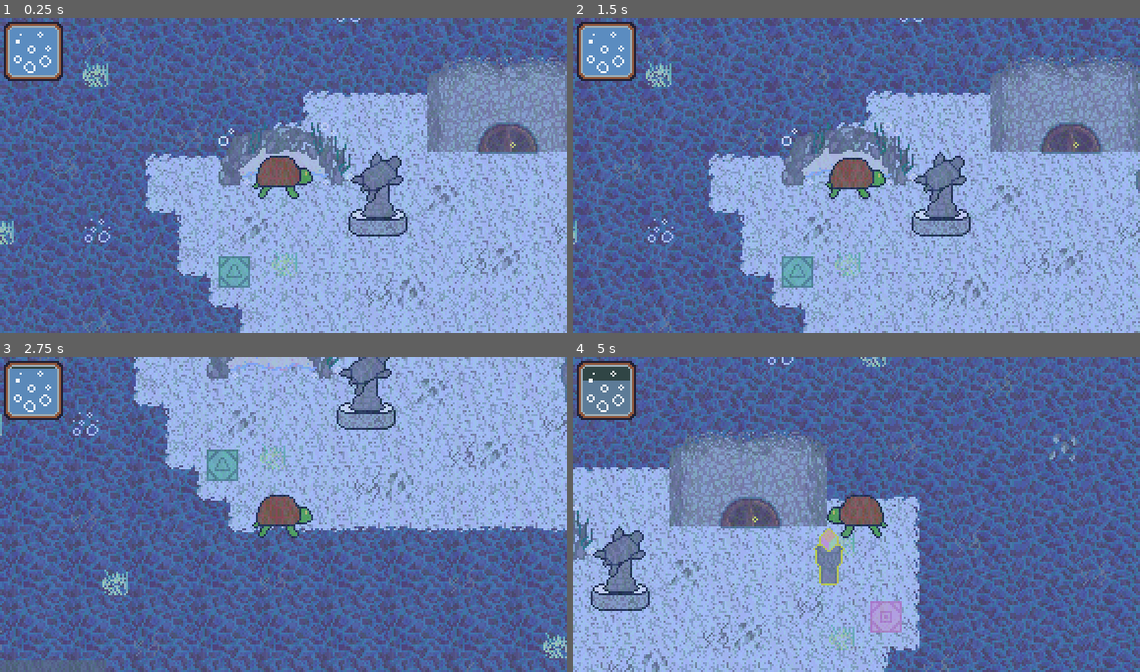
Above: before the commit, frames 1-4 (two rows, left to right).
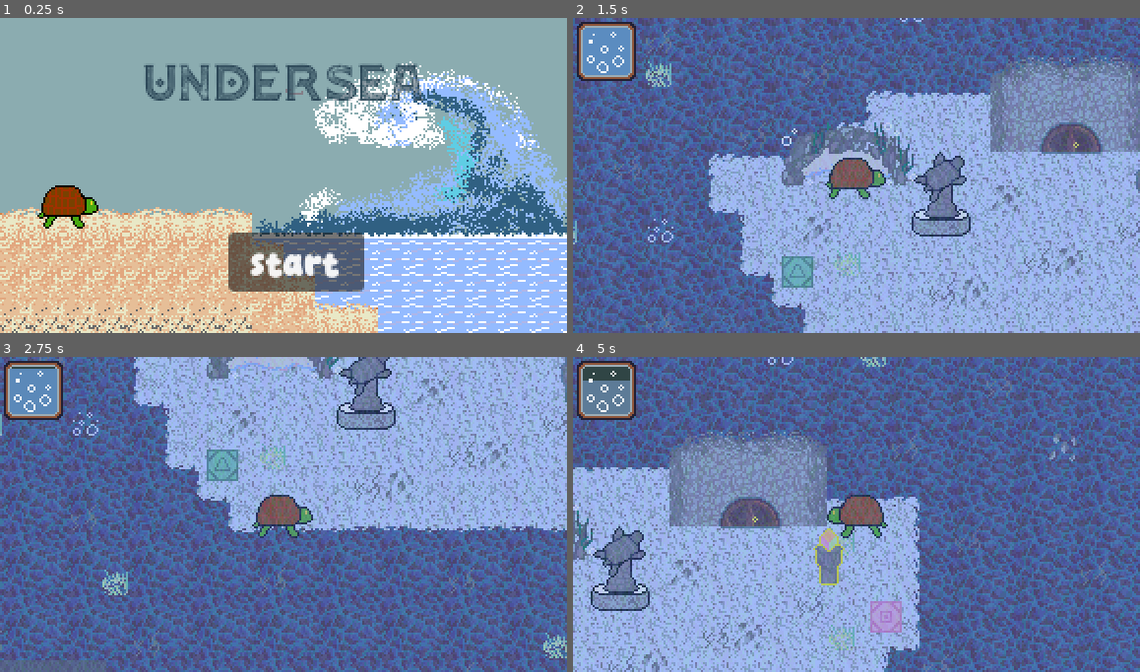
Above: after the commit, the same moments.

Repository: Tsunami014/Undersea
Game: Godot game, scene res://start.tscn
Same seed, same stepped clock (60 frames per second), same inputs: the game is played once before the commit and once after it. Before the commit the project starts from res://main.tscn.
Inputs (mouse positions are in pixels of both pictures, inside the frame that each line leads up to):
- Up to frame 1 (0.25 s): no input
- Up to frame 2 (1.5 s): click (867, 263) at 0.5 s, where only the run after the commit has a clickable "start"; tap Enter (action) at 1.25, 1.35 s; hold Right (right) from 1.28 s (still down)
- Up to frame 3 (2.75 s): release Right (right) at 2.03 s; hold Down (down) from 2.03 s (still down); tap Space (open_puzzle) at 2.1 s
- Up to frame 4 (5 s): release Down (down) at 2.78 s; hold Right (right) 2.78-3.53 s; tap Enter (action) at 2.85, 4.35 s; hold Up (up) 3.53-4.28 s; tap Space (open_puzzle) at 3.6 s; hold Left (left) from 4.28 s (still down)

The runs differ from the first frame. In frame 1, 90% of the frame differs, in the area x 0-100%, y 0-100%; in frame 2, 3.7%; in frame 3, 5.0%; in frame 4, 5.3%.

Commit message:
Made the start scene button to main scene!

Diff:
--- /dev/null
+++ b/btn.gd
@@ -0,0 +1,6 @@
+extends Button
+
+@export var toScene: String
+
+func _on_pressed() -> void:
+	get_tree().change_scene_to_file(toScene)
--- a/main.tscn
+++ b/main.tscn
@@ -10,50 +10,45 @@
 [ext_resource type="PackedScene" uid="uid://6irmy22wta26" path="res://prefabs/door.tscn" id="9_kek77"]
 [ext_resource type="Texture2D" uid="uid://dfcohytqjhl8h" path="res://assets/tileset.png" id="10_4c57u"]
 [ext_resource type="Script" uid="uid://og4p868w1ngd" path="res://puztile.gd" id="10_efxa6"]
+[ext_resource type="FontFile" uid="uid://cmpltd0aemk3a" path="res://AtlantisInlineGrunge.otf" id="11_ycdy4"]
+[ext_resource type="FontFile" uid="uid://hnvccuj6p6fs" path="res://Blue Winter.otf" id="12_w48qg"]
+[ext_resource type="Script" uid="uid://c54nxjim4kcda" path="res://btn.gd" id="13_vivmo"]
 
-[sub_resource type="AtlasTexture" id="AtlasTexture_4c57u"]
+[sub_resource type="AtlasTexture" id="AtlasTexture_dg77c"]
 atlas = ExtResource("10_4c57u")
 region = Rect2(192, 48, 32, 16)
 
-[sub_resource type="AtlasTexture" id="AtlasTexture_efxa6"]
+[sub_resource type="AtlasTexture" id="AtlasTexture_ycdy4"]
 atlas = ExtResource("10_4c57u")
 region = Rect2(192, 48, 32, 16)
 
-[sub_resource type="AtlasTexture" id="AtlasTexture_dg77c"]
+[sub_resource type="AtlasTexture" id="AtlasTexture_w48qg"]
 atlas = ExtResource("2_5vw27")
-region = Rect2(0, 32, 16, 16)
+region = Rect2(0, 0, 16, 16)
 
-[sub_resource type="AtlasTexture" id="AtlasTexture_ycdy4"]
+[sub_resource type="AtlasTexture" id="AtlasTexture_vivmo"]
 atlas = ExtResource("2_5vw27")
-region = Rect2(16, 0, 16, 16)
+region = Rect2(16, 48, 16, 16)
 
-[sub_resource type="AtlasTexture" id="AtlasTexture_w48qg"]
+[sub_resource type="AtlasTexture" id="AtlasTexture_2cqfq"]
 atlas = ExtResource("10_4c57u")
 region = Rect2(192, 48, 32, 16)
 
-[sub_resource type="AtlasTexture" id="AtlasTexture_vivmo"]
+[sub_resource type="AtlasTexture" id="AtlasTexture_yaehf"]
 atlas = ExtResource("2_5vw27")
+region = Rect2(0, 48, 16, 16)
 
-region = Rect2(0, 16, 16, 16)
-
-[sub_resource type="AtlasTexture" id="AtlasTexture_2cqfq"]
+[sub_resource type="AtlasTexture" id="AtlasTexture_074og"]
 atlas = ExtResource("2_5vw27")
 region = Rect2(16, 48, 16, 16)
 
-
-[sub_resource type="AtlasTexture" id="AtlasTexture_yaehf"]
+[sub_resource type="AtlasTexture" id="AtlasTexture_82xsv"]
 atlas = ExtResource("10_4c57u")
 region = Rect2(192, 48, 32, 16)
 
-[sub_resource type="AtlasTexture" id="AtlasTexture_074og"]
+[sub_resource type="AtlasTexture" id="AtlasTexture_getpj"]
 atlas = ExtResource("2_5vw27")
-
-region = Rect2(0, 48, 16, 16)
-
-[sub_resource type="AtlasTexture" id="AtlasTexture_074og"]
-atlas = ExtResource("10_4c57u")
-region = Rect2(192, 48, 32, 16)
-
+region = Rect2(16, 0, 16, 16)
 
 [sub_resource type="AtlasTexture" id="AtlasTexture_cegan"]
 atlas = ExtResource("10_4c57u")
@@ -89,14 +84,14 @@
 
 [node name="Door2" parent="." node_paths=PackedStringArray("teleport") instance=ExtResource("9_kek77")]
 position = Vector2(417, 42)
-texture = SubResource("AtlasTexture_4c57u")
+texture = SubResource("AtlasTexture_dg77c")
 teleport = NodePath("../Door")
 
 [node name="Tele" type="Node2D" parent="Door2"]
 
 [node name="Door" parent="." node_paths=PackedStringArray("teleport") instance=ExtResource("9_kek77")]
 position = Vector2(169, 57)
-texture = SubResource("AtlasTexture_efxa6")
+texture = SubResource("AtlasTexture_ycdy4")
 teleport = NodePath("../Door2")
 
 [node name="Tele" type="Node2D" parent="Door"]
@@ -112,16 +107,16 @@
 
 [node name="PuzzleTile" type="Sprite2D" parent="."]
 position = Vector2(30, 125)
-texture = SubResource("AtlasTexture_dg77c")
+texture = SubResource("AtlasTexture_w48qg")
 script = ExtResource("10_efxa6")
-tile = "orange"
+tile = "blue"
 
 [node name="PuzzleTile2" type="Sprite2D" parent="."]
 position = Vector2(238, 110)
-texture = SubResource("AtlasTexture_ycdy4")
+texture = SubResource("AtlasTexture_vivmo")
 script = ExtResource("10_efxa6")
 idx = 1
-tile = "blue"
+tile = "pink"
 
 [node name="Air2" parent="." instance=ExtResource("9_4c57u")]
 position = Vector2(474, 95)
@@ -133,7 +128,7 @@
 
 [node name="Door3" parent="." node_paths=PackedStringArray("teleport") instance=ExtResource("9_kek77")]
 position = Vector2(986, -24)
-texture = SubResource("AtlasTexture_w48qg")
+texture = SubResource("AtlasTexture_2cqfq")
 teleport = NodePath("../Door4")
 
 [node name="Tele" type="Node2D" parent="Door3"]
@@ -141,41 +136,31 @@
 
 [node name="PuzzleTile3" type="Sprite2D" parent="."]
 position = Vector2(687, -149)
-texture = SubResource("AtlasTexture_vivmo")
+texture = SubResource("AtlasTexture_yaehf")
 script = ExtResource("10_efxa6")
-
-tile = "green"
-
+tile = "pink"
 
 [node name="PuzzleTile4" type="Sprite2D" parent="."]
 position = Vector2(856, -8)
-texture = SubResource("AtlasTexture_2cqfq")
+texture = SubResource("AtlasTexture_074og")
 script = ExtResource("10_efxa6")
 idx = 1
 tile = "pink"
 
 [node name="Door4" parent="." node_paths=PackedStringArray("teleport") instance=ExtResource("9_kek77")]
 position = Vector2(1599, 49)
-texture = SubResource("AtlasTexture_yaehf")
+texture = SubResource("AtlasTexture_82xsv")
 teleport = NodePath("../Door3")
 
 [node name="Tele" type="Node2D" parent="Door4"]
-
-[node name="U win" type="Label" parent="."]
-offset_left = 1571.0
-offset_top = -24.0
-offset_right = 1637.0
-offset_bottom = -1.0
-text = "You win!"
 
 [node name="Air3" parent="." instance=ExtResource("9_4c57u")]
 position = Vector2(1603, 34)
 
 [node name="FakePuzzleTile" type="Sprite2D" parent="."]
 position = Vector2(744, 90)
-texture = SubResource("AtlasTexture_074og")
+texture = SubResource("AtlasTexture_getpj")
 script = ExtResource("10_efxa6")
-
 idx = 1
 tile = "blue"
 metadata/_custom_type_script = "uid://og4p868w1ngd"
@@ -183,3 +168,26 @@
 [node name="Tileset" type="Sprite2D" parent="."]
 position = Vector2(1603, 5)
 texture = SubResource("AtlasTexture_cegan")
+
+[node name="RichTextLabel" type="RichTextLabel" parent="."]
+offset_left = 1542.0
+offset_top = -24.0
+offset_right = 1693.0
+offset_bottom = 16.0
+theme_override_colors/default_color = Color(1, 1, 1, 1)
+theme_override_fonts/normal_font = ExtResource("11_ycdy4")
+theme_override_font_sizes/normal_font_size = 29
+text = "You win!"
+
+[node name="Button" type="Button" parent="."]
+offset_left = 1567.0
+offset_top = 72.0
+offset_right = 1636.0
+offset_bottom = 102.0
+theme_override_colors/font_color = Color(12.412692, 17.624435, 18.892157, 0.93333334)
+theme_override_fonts/font = ExtResource("12_w48qg")
+text = "return"
+script = ExtResource("13_vivmo")
+toScene = "res://start.tscn"
+
+[connection signal="pressed" from="Button" to="Button" method="_on_pressed"]
--- a/project.godot
+++ b/project.godot
@@ -15,7 +15,7 @@
 [application]
 
 config/name="Undersea"
-run/main_scene="uid://ca8ud5tj3lnii"
+run/main_scene="uid://dpgcps8diqo5p"
 config/features=PackedStringArray("4.5", "Forward Plus")
 config/icon="res://icon.svg"
 
--- a/start.tscn
+++ b/start.tscn
@@ -1,39 +1,40 @@
-[gd_scene format=4 uid="uid://dpgcps8diqo5p"]
+[gd_scene load_steps=7 format=4 uid="uid://dpgcps8diqo5p"]
 
 [ext_resource type="TileSet" uid="uid://bdfw371584336" path="res://tileset.tres" id="1_qn1rc"]
 [ext_resource type="FontFile" uid="uid://hnvccuj6p6fs" path="res://Blue Winter.otf" id="2_1n0d2"]
 [ext_resource type="Texture2D" uid="uid://dwnj1svdw8y2l" path="res://assets/Turtle.png" id="2_y5hus"]
 [ext_resource type="FontFile" uid="uid://cmpltd0aemk3a" path="res://AtlantisInlineGrunge.otf" id="3_oiuna"]
+[ext_resource type="Script" uid="uid://c54nxjim4kcda" path="res://btn.gd" id="5_oiuna"]
 
 [sub_resource type="AtlasTexture" id="AtlasTexture_4a3qj"]
 atlas = ExtResource("2_y5hus")
 region = Rect2(0, 0, 32, 32)
 
-[node name="Start" type="Node2D" unique_id=1344135364]
+[node name="Start" type="Node2D"]
 
-[node name="ColorRect" type="ColorRect" parent="." unique_id=649298285]
+[node name="ColorRect" type="ColorRect" parent="."]
 offset_left = -31.0
 offset_top = -5.0
 offset_right = 301.0
 offset_bottom = 164.0
 color = Color(0.545127, 0.6734358, 0.6923048, 1)
 
-[node name="TileMapLayer2" type="TileMapLayer" parent="." unique_id=1798326245]
+[node name="TileMapLayer2" type="TileMapLayer" parent="."]
 tile_map_data = PackedByteArray("AAAIAAkAAAAFAA0AAAAJAAkAAAAFAA0AAAAKAAkAAAAFAA0AAAALAAkAAAAFAA0AAAAMAAkAAAAFAA0AAAANAA …(1232 unchanged characters)…
 tile_set = ExtResource("1_qn1rc")
 
-[node name="TileMapLayer" type="TileMapLayer" parent="." unique_id=902309442]
+[node name="TileMapLayer" type="TileMapLayer" parent="."]
 tile_map_data = PackedByteArray("AAAAAAYAAAAGAAsAAAABAAYAAAAGAAsAABACAAYAAAAGAAsAAAADAAYAAAAGAAsAABAEAAYAAAAGAAsAAAAFAA …(704 unchanged characters)…
 tile_set = ExtResource("1_qn1rc")
 
-[node name="TextureRect" type="TextureRect" parent="TileMapLayer" unique_id=563090404]
+[node name="TextureRect" type="TextureRect" parent="TileMapLayer"]
 offset_left = 19.0
 offset_top = 79.0
 offset_right = 51.0
 offset_bottom = 111.0
 texture = SubResource("AtlasTexture_4a3qj")
 
-[node name="RichTextLabel" type="RichTextLabel" parent="." unique_id=876155179]
+[node name="RichTextLabel" type="RichTextLabel" parent="."]
 offset_left = 73.0
 offset_top = 20.0
 offset_right = 224.0
@@ -43,7 +44,7 @@
 theme_override_font_sizes/normal_font_size = 29
 text = "undersea"
 
-[node name="Button" type="Button" parent="." unique_id=177926146]
+[node name="Button" type="Button" parent="."]
 offset_left = 116.0
 offset_top = 109.0
 offset_right = 185.0
@@ -51,3 +52,7 @@
 theme_override_colors/font_color = Color(12.412692, 17.624435, 18.892157, 0.93333334)
 theme_override_fonts/font = ExtResource("2_1n0d2")
 text = "start"
+script = ExtResource("5_oiuna")
+toScene = "res://main.tscn"
+
+[connection signal="pressed" from="Button" to="Button" method="_on_pressed"]
Not shown, added: btn.gd.uid
Not shown: 1 places in main.tscn that only renumber resources
Not shown: 1 places in tileset.tres that only renumber resources
